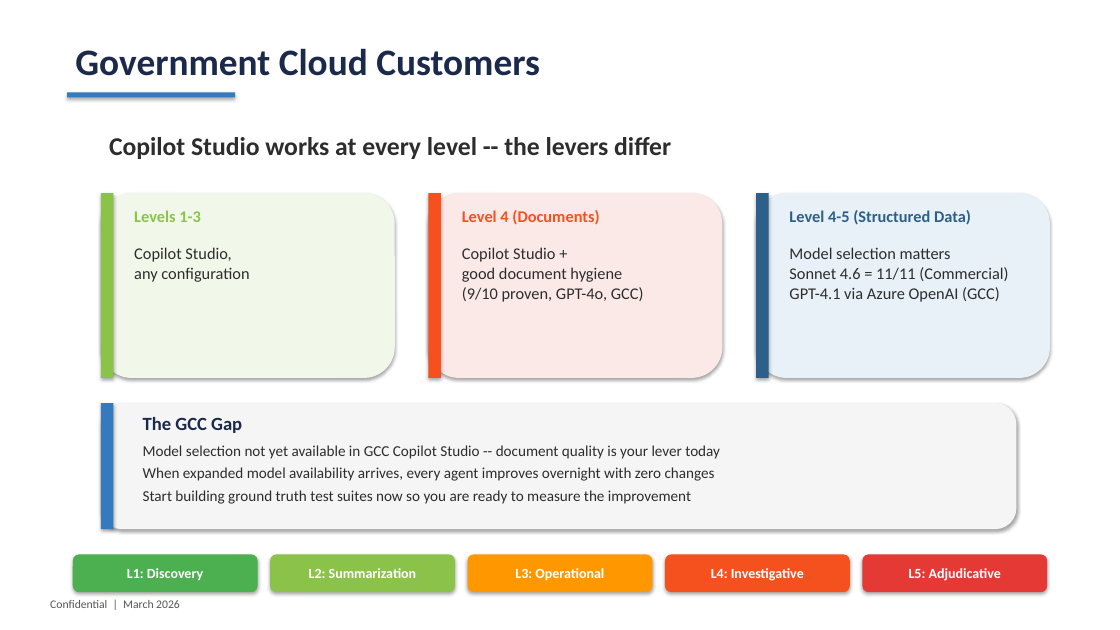
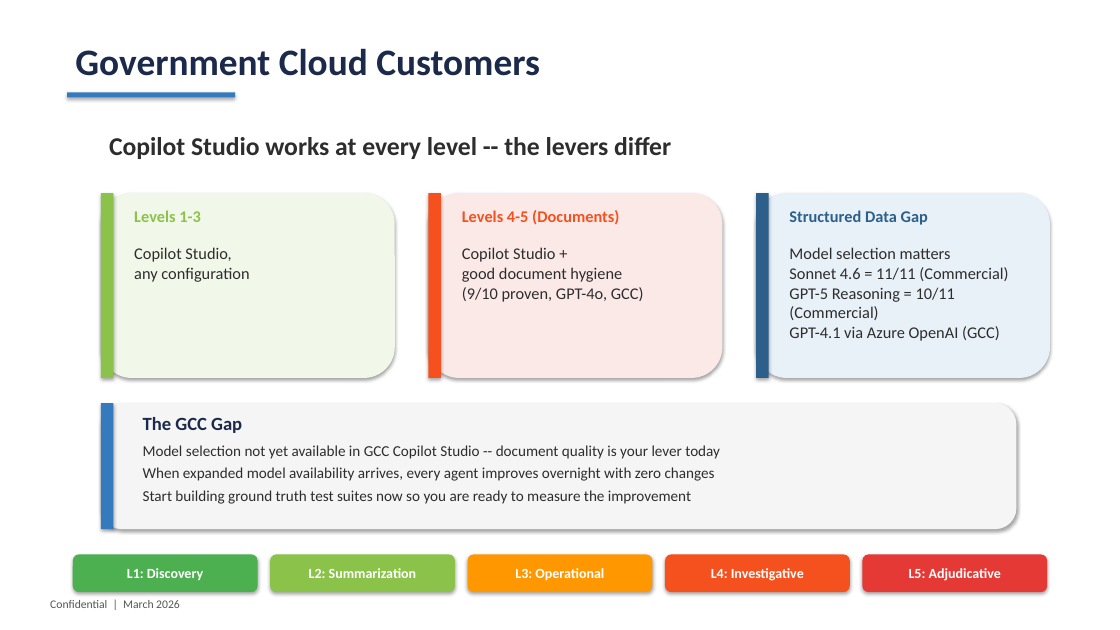
Before and after one commit to pogorman/dss-legal-case-agent, a slide deck: slide 20 of decks/agent-fidelity-spectrum.pptx. Drawn at 1120x630 pixels with LibreOffice and Linux fonts; fonts in the diff are those of the drawing. Boxes give left, top, right and bottom in pixels: in the first picture for what was removed or moved away, otherwise in the second. Text is boxed around its words. In the diff, an @@ line names an element or a change of style, - is before the commit and + after.

```diff
--- a/decks/agent-fidelity-spectrum.pptx
+++ b/decks/agent-fidelity-spectrum.pptx
@@ text at box(462, 210, 619, 225): text changed @@
-Level 4 (Documents)
+Levels 4-5 (Documents)
@@ text at box(789, 210, 928, 225): text changed @@
-Level 4-5 (Structured Data)
+Structured Data Gap
@@ text at box(789, 247, 1008, 341): text changed @@
-Model selection matters
-Sonnet 4.6 = 11/11 (Commercial)
-GPT-4.1 via Azure OpenAI (GCC)
+Model selection matters
+Sonnet 4.6 = 11/11 (Commercial)
+GPT-5 Reasoning = 10/11 (Commercial)
+GPT-4.1 via Azure OpenAI (GCC)
```
Also in this commit, not shown: 3 other files.
